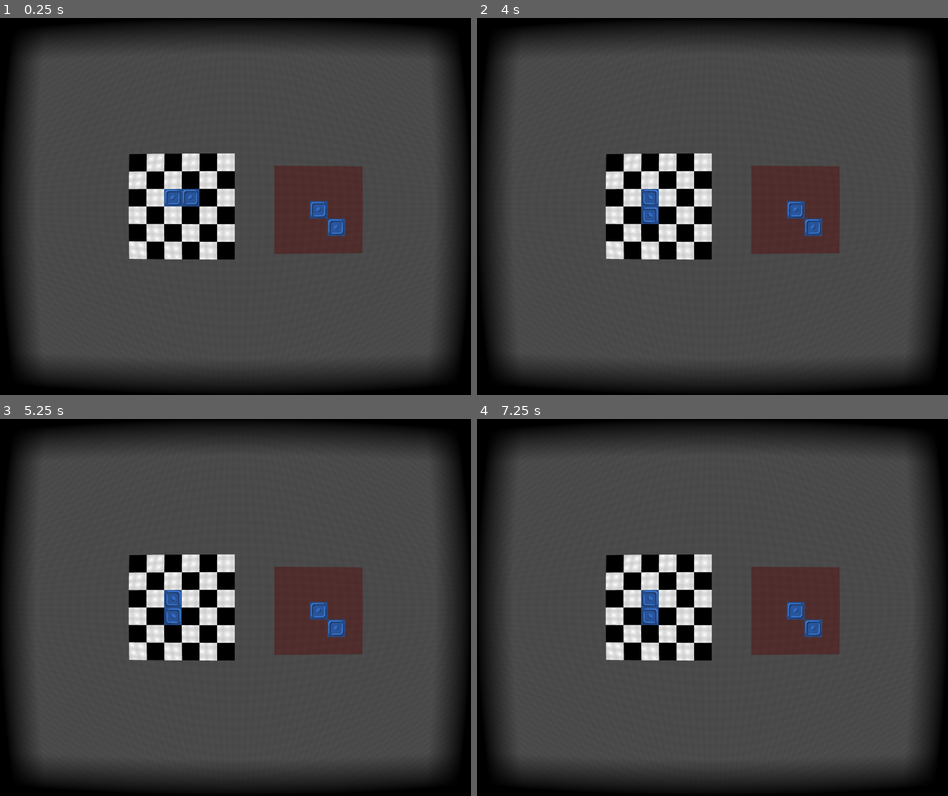
Above: before the commit, frames 1-4 (two rows, left to right).
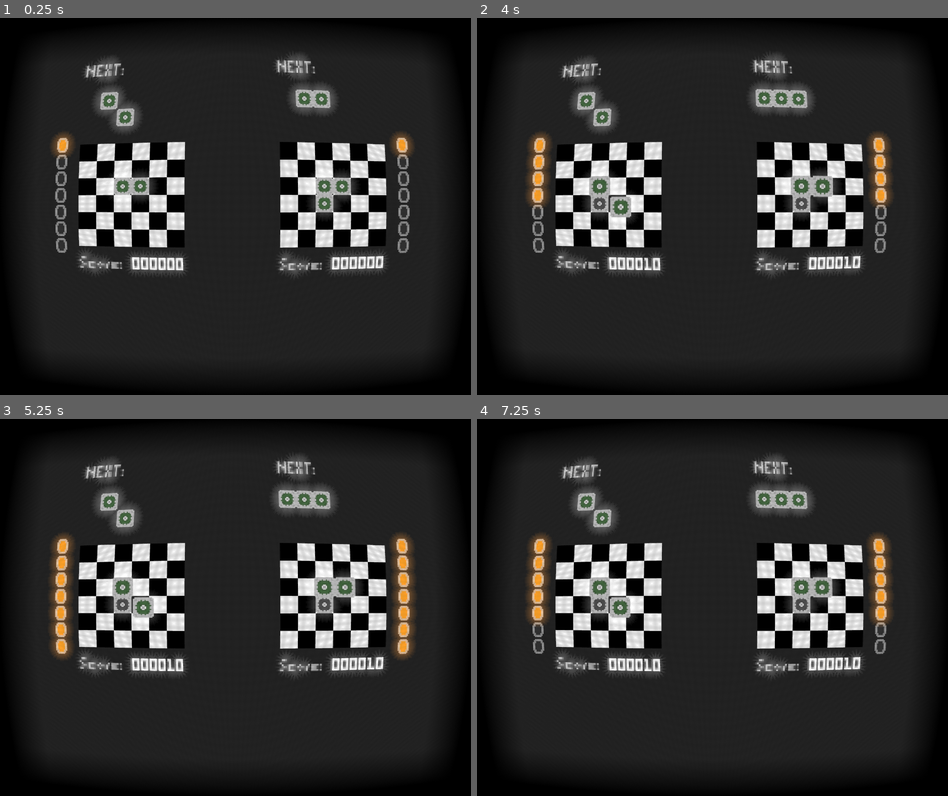
Above: after the commit, the same moments.

Repository: Mathiouza/ArcadeRhythm
Game: Godot game, scene res://Scenes/Application.tscn
Same seed, same stepped clock (60 frames per second), same inputs: the game is played once before the commit and once after it. The project has no main scene, so this scene is started directly. Sound files missing from this copy of the repository are replaced by a short silence.
Inputs:
- Up to frame 1 (0.25 s): no input
- Up to frame 2 (4 s): tap R (0red1) at 0.6, 2.1, 3.6 s; tap F (0red2) at 1.35, 2.85 s; tap Enter at 2.75 s
- Up to frame 3 (5.25 s): tap F (0red2) at 4.35 s; tap R (0red1) at 5.1 s
- Up to frame 4 (7.25 s): tap F (0red2) at 5.85 s; tap R (0red1) at 6.6 s

The runs differ from the first frame. In frame 1, 65% of the frame differs, in the area x 1-99%, y 1-99%; in frame 2, 65%; in frame 3, 65%; in frame 4, 65%.

Commit message:
Adds beat counter and level management

Diff:
--- /dev/null
+++ b/Assets/Fonts/pixels-dynamic.tres
@@ -0,0 +1,6 @@
+[gd_resource type="DynamicFont" load_steps=2 format=2]
+
+[ext_resource path="res://Assets/Fonts/pixels.ttf" type="DynamicFontData" id=1]
+
+[resource]
+font_data = ExtResource( 1 )
--- /dev/null
+++ b/Assets/Fonts/zx-spectrum-dynamic.tres
@@ -0,0 +1,8 @@
+[gd_resource type="DynamicFont" load_steps=2 format=2]
+
+[ext_resource path="res://Assets/Fonts/zx-spectrum.ttf" type="DynamicFontData" id=1]
+
+[resource]
+size = 14
+extra_spacing_char = -2
+font_data = ExtResource( 1 )
--- /dev/null
+++ b/Assets/Shaders/BeatShader.tres
@@ -0,0 +1,18 @@
+[gd_resource type="Shader" format=2]
+
+[resource]
+code = "shader_type canvas_item;
+
+uniform vec4 color : hint_color;
+
+void fragment() {
+
+	COLOR = texture(TEXTURE, UV);
+
+	if((COLOR.r == 1.0 || COLOR.r > COLOR.g && COLOR.r > COLOR.b) && COLOR.a == 1.0) {
+		float modulation = COLOR.r;
+		COLOR = vec4(0.0, 0.0, 0.0, COLOR.a);
+		COLOR = vec4(color.rgb * modulation, COLOR.a);
+	}
+
+}"
--- /dev/null
+++ b/Assets/Shaders/BlockShader.tres
@@ -0,0 +1,16 @@
+[gd_resource type="Shader" format=2]
+
+[resource]
+code = "shader_type canvas_item;
+
+uniform vec4 color : hint_color;
+
+void fragment() {
+	COLOR = texture(TEXTURE, UV);
+
+	if(COLOR.g == 0.0 && COLOR.b == 0.0) {
+		float modulation = COLOR.r;
+		COLOR = vec4(0.0, 0.0, 0.0, COLOR.a);
+		COLOR = vec4(color.rgb * modulation, COLOR.a);
+	}
+}"
--- a/Assets/Shaders/OldTV.gdshader
+++ b/Assets/Shaders/OldTV.gdshader
@@ -3,6 +3,7 @@
 uniform vec2 curvature;
 uniform vec2 screenResolution;
 uniform vec2 screenOpacity;
+uniform float time;
 
 const float PI = 3.141592;
 
@@ -36,17 +37,33 @@
 	float xVignette = clamp(pow(uv.x * (1.0-uv.x) * screenResolution.x / 30.0, 0.8), 0.0, 1.0);
 	float yVignette = clamp(pow(uv.y * (1.0-uv.y) * screenResolution.y / 30.0, 0.8), 0.0, 1.0);
 
-	COLOR = COLOR * vec4(vec3(xVignette * yVignette), 1.0);
+	COLOR *= vec4(vec3(xVignette * yVignette), 1.0);
 
-	if(uv.x < 0.001 || uv.y < 0.001 || uv.x > 0.999 || uv.y > 0.999) {
-		COLOR = vec4(0.5 * COLOR.rgb, 1.0);
+	vec2 pixelWidthInUvWorld = 1.0 / screenResolution;
+	bool finish = false;
+	for(int i = 1 ; i < 10 ; i++) {
+		for(int j = 0 ; j < 16 ; j++) {
+			vec2 new_uv = uv + vec2(cos(float(j) * PI / 8.0), -sin(float(j) * PI / 8.0)) * float(i) * pixelWidthInUvWorld;
+			vec4 new_color = texture(TEXTURE, new_uv);
+
+			float luminance = new_color.r * 0.2126 + new_color.g * 0.7152 + new_color.b * 0.0722;
+
+			if(luminance > 0.4 && luminance < 0.5) {
+				COLOR += vec4(new_color.rgb * vec3(float(10-i)), 0.0) * 0.05;
+				finish = true;
+				break;
+			}
+		}
+
+		if(finish) {
+			break;
+		}
 	}
 
-	if(uv.x < 0.0005 || uv.y < 0.0005 || uv.x > 0.9995 || uv.y > 0.9995) {
-		COLOR = vec4(0.5 * COLOR.rgb, 1.0);
-	}
+	/* 204 115 29 0.8 0.45 0.101
+	float bornedTime = time;
+	while(bornedTime >= 10.0) bornedTime -= 10.0;
 
-	if(uv.x < 0.0 || uv.y < 0.0 || uv.x > 1.0 || uv.y > 1.0) {
-		COLOR = vec4(0.0, 0.0, 0.0, 1.0);
-	}
+	COLOR *= vec4(vec3(clamp(-5000.0*pow((1.0-uv.y) - bornedTime / 10.0, 2.0) + 1.0, 0.0, 1.0) + 1.0), 1.0);
+	*/
 }
--- a/Scenes/Application.tscn
+++ b/Scenes/Application.tscn
@@ -1,7 +1,8 @@
-[gd_scene load_steps=6 format=2]
+[gd_scene load_steps=7 format=2]
 
 [ext_resource path="res://Scenes/Terrain.tscn" type="PackedScene" id=1]
 [ext_resource path="res://Assets/Shaders/OldTV.gdshader" type="Shader" id=2]
+[ext_resource path="res://Assets/Sounds/maintheme150.ogg" type="AudioStream" id=3]
 
 [sub_resource type="Shader" id=4]
 code = "shader_type canvas_item;"
@@ -11,9 +12,10 @@
 
 [sub_resource type="ShaderMaterial" id=6]
 shader = ExtResource( 2 )
-shader_param/curvature = Vector2( 4, 4 )
+shader_param/curvature = Vector2( 3, 3 )
 shader_param/screenResolution = Vector2( 426, 341 )
 shader_param/screenOpacity = Vector2( 0.5, 0.5 )
+shader_param/time = 27.63
 
 [node name="Application" type="Control"]
 material = SubResource( 5 )
@@ -31,6 +33,22 @@
 usage = 0
 render_target_update_mode = 3
 
-[node name="Terrain" parent="ViewportContainer/Viewport" instance=ExtResource( 1 )]
-position = Vector2( 350, 368 )
+[node name="Container" type="Node2D" parent="ViewportContainer/Viewport"]
 scale = Vector2( 3, 3 )
+
+[node name="ColorRect" type="ColorRect" parent="ViewportContainer/Viewport/Container"]
+margin_right = 426.0
+margin_bottom = 341.0
+color = Color( 0.137255, 0.137255, 0.137255, 1 )
+
+[node name="Terrain" parent="ViewportContainer/Viewport/Container" instance=ExtResource( 1 )]
+position = Vector2( 71, 112 )
+
+[node name="Terrain2" parent="ViewportContainer/Viewport/Container" instance=ExtResource( 1 )]
+position = Vector2( 254, 112 )
+controller = 1
+
+[node name="AudioStreamPlayer" type="AudioStreamPlayer" parent="."]
+stream = ExtResource( 3 )
+volume_db = -38.454
+autoplay = true
--- /dev/null
+++ b/Scenes/Beat.tscn
@@ -0,0 +1,44 @@
+[gd_scene load_steps=7 format=2]
+
+[ext_resource path="res://Scripts/Beat.gd" type="Script" id=1]
+[ext_resource path="res://Assets/Sprites/Beat.png" type="Texture" id=2]
+[ext_resource path="res://Assets/Shaders/BeatShader.tres" type="Shader" id=3]
+
+[sub_resource type="ShaderMaterial" id=1]
+resource_local_to_scene = true
+shader = ExtResource( 3 )
+shader_param/color = Color( 1, 0, 0, 1 )
+
+[sub_resource type="ShaderMaterial" id=3]
+resource_local_to_scene = true
+shader = ExtResource( 3 )
+shader_param/color = Color( 1, 0, 0, 1 )
+
+[sub_resource type="ShaderMaterial" id=2]
+resource_local_to_scene = true
+shader = ExtResource( 3 )
+shader_param/color = Color( 1, 0, 0, 1 )
+
+[node name="Beat" type="Node2D"]
+script = ExtResource( 1 )
+
+[node name="Top" type="Sprite" parent="."]
+material = SubResource( 1 )
+position = Vector2( 0, -8 )
+texture = ExtResource( 2 )
+region_enabled = true
+region_rect = Rect2( 0, 0, 16, 16 )
+
+[node name="Middle" type="Sprite" parent="."]
+visible = false
+material = SubResource( 3 )
+texture = ExtResource( 2 )
+region_enabled = true
+region_rect = Rect2( 0, 16, 16, 16 )
+
+[node name="Bottom" type="Sprite" parent="."]
+material = SubResource( 2 )
+position = Vector2( 0, 8 )
+texture = ExtResource( 2 )
+region_enabled = true
+region_rect = Rect2( 0, 32, 16, 16 )
--- a/Scenes/Square.tscn
+++ b/Scenes/Square.tscn
@@ -1,10 +1,17 @@
-[gd_scene load_steps=3 format=2]
+[gd_scene load_steps=5 format=2]
 
 [ext_resource path="res://Scripts/Square.gd" type="Script" id=1]
 [ext_resource path="res://Assets/Sprites/Square.png" type="Texture" id=2]
+[ext_resource path="res://Assets/Shaders/BlockShader.tres" type="Shader" id=3]
+
+[sub_resource type="ShaderMaterial" id=1]
+resource_local_to_scene = true
+shader = ExtResource( 3 )
+shader_param/color = Color( 1, 0.513726, 0, 1 )
 
 [node name="Square" type="Node2D"]
 script = ExtResource( 1 )
 
 [node name="Sprite" type="Sprite" parent="."]
+material = SubResource( 1 )
 texture = ExtResource( 2 )
--- a/Scenes/Terrain.tscn
+++ b/Scenes/Terrain.tscn
@@ -1,28 +1,203 @@
-[gd_scene load_steps=3 format=2]
+[gd_scene load_steps=8 format=2]
 
 [ext_resource path="res://Scripts/Terrain.gd" type="Script" id=1]
 [ext_resource path="res://Assets/Sprites/Terrain.png" type="Texture" id=2]
+[ext_resource path="res://Scenes/Beat.tscn" type="PackedScene" id=3]
+[ext_resource path="res://Assets/Fonts/pixels-dynamic.tres" type="DynamicFont" id=4]
+[ext_resource path="res://Scripts/BeatsContainer.gd" type="Script" id=5]
+[ext_resource path="res://Scripts/ScoreAnimation.gd" type="Script" id=6]
+[ext_resource path="res://Scripts/LevelsContainer.gd" type="Script" id=7]
 
 [node name="Terrain" type="Node2D"]
-position = Vector2( 16, 16 )
 script = ExtResource( 1 )
 
-[node name="Sprite" type="Sprite" parent="."]
+[node name="TerrainContainer" type="Node2D" parent="."]
+
+[node name="Sprite" type="Sprite" parent="TerrainContainer"]
 texture = ExtResource( 2 )
 centered = false
 
-[node name="BlocksContainer" type="Node2D" parent="."]
+[node name="BlocksContainer" type="Node2D" parent="TerrainContainer"]
+unique_name_in_owner = true
 position = Vector2( 8, 8 )
 
+[node name="Next" type="Label" parent="."]
+margin_top = -76.0
+margin_right = 40.0
+margin_bottom = -58.0
+custom_colors/font_color = Color( 0.639216, 0.639216, 0.639216, 1 )
+custom_fonts/font = ExtResource( 4 )
+text = "NEXT:"
+
 [node name="NextPieceContainer" type="Node2D" parent="."]
-position = Vector2( 164, 43 )
-
-[node name="ColorRect" type="ColorRect" parent="NextPieceContainer"]
-margin_left = -32.0
-margin_top = -32.0
-margin_right = 48.0
-margin_bottom = 48.0
-color = Color( 0.32549, 0.184314, 0.184314, 1 )
+position = Vector2( 16, -48 )
+
+[node name="LevelsContainer" type="Node2D" parent="."]
+position = Vector2( -16, 0 )
+script = ExtResource( 7 )
+
+[node name="Level1" type="Node2D" parent="LevelsContainer"]
+script = ExtResource( 5 )
+lit = Color( 0.8, 0.45098, 0.113725, 1 )
+
+[node name="Beat" parent="LevelsContainer/Level1" instance=ExtResource( 3 )]
+color = Color( 0.2, 0.2, 0.2, 1 )
+
+[node name="Beat2" parent="LevelsContainer/Level1" instance=ExtResource( 3 )]
+position = Vector2( 0, 16 )
+color = Color( 0.2, 0.2, 0.2, 1 )
+
+[node name="Beat3" parent="LevelsContainer/Level1" instance=ExtResource( 3 )]
+position = Vector2( 0, 32 )
+color = Color( 0.2, 0.2, 0.2, 1 )
+
+[node name="Beat4" parent="LevelsContainer/Level1" instance=ExtResource( 3 )]
+position = Vector2( 0, 48 )
+color = Color( 0.2, 0.2, 0.2, 1 )
+
+[node name="Beat5" parent="LevelsContainer/Level1" instance=ExtResource( 3 )]
+position = Vector2( 0, 64 )
+color = Color( 0.2, 0.2, 0.2, 1 )
+
+[node name="Beat6" parent="LevelsContainer/Level1" instance=ExtResource( 3 )]
+position = Vector2( 0, 80 )
+color = Color( 0.2, 0.2, 0.2, 1 )
+
+[node name="Beat7" parent="LevelsContainer/Level1" instance=ExtResource( 3 )]
+position = Vector2( 0, 96 )
+color = Color( 0.2, 0.2, 0.2, 1 )
+
+[node name="Level2" type="Node2D" parent="LevelsContainer"]
+visible = false
+script = ExtResource( 5 )
+current_beat = 1
+lit = Color( 0.8, 0.45098, 0.113725, 1 )
+
+[node name="Beat" parent="LevelsContainer/Level2" instance=ExtResource( 3 )]
+color = Color( 0.8, 0.45098, 0.113725, 1 )
+
+[node name="Beat2" parent="LevelsContainer/Level2" instance=ExtResource( 3 )]
+position = Vector2( 0, 16 )
+color = Color( 0.2, 0.2, 0.2, 1 )
+
+[node name="Beat3" parent="LevelsContainer/Level2" instance=ExtResource( 3 )]
+position = Vector2( 0, 32 )
+color = Color( 0.2, 0.2, 0.2, 1 )
+
+[node name="Beat4" parent="LevelsContainer/Level2" instance=ExtResource( 3 )]
+position = Vector2( 0, 48 )
+color = Color( 0.2, 0.2, 0.2, 1 )
+
+[node name="Beat5" parent="LevelsContainer/Level2" instance=ExtResource( 3 )]
+position = Vector2( 0, 64 )
+color = Color( 0.2, 0.2, 0.2, 1 )
+
+[node name="Beat6" parent="LevelsContainer/Level2" instance=ExtResource( 3 )]
+position = Vector2( 0, 88 )
+length = 3
+color = Color( 0.2, 0.2, 0.2, 1 )
+
+[node name="Level3" type="Node2D" parent="LevelsContainer"]
+visible = false
+script = ExtResource( 5 )
+current_beat = 1
+lit = Color( 0.8, 0.45098, 0.113725, 1 )
+
+[node name="Beat" parent="LevelsContainer/Level3" instance=ExtResource( 3 )]
+color = Color( 0.8, 0.45098, 0.113725, 1 )
+
+[node name="Beat2" parent="LevelsContainer/Level3" instance=ExtResource( 3 )]
+position = Vector2( 0, 16 )
+color = Color( 0.2, 0.2, 0.2, 1 )
+
+[node name="Beat3" parent="LevelsContainer/Level3" instance=ExtResource( 3 )]
+position = Vector2( 0, 32 )
+color = Color( 0.2, 0.2, 0.2, 1 )
+
+[node name="Beat4" parent="LevelsContainer/Level3" instance=ExtResource( 3 )]
+position = Vector2( 0, 56 )
+length = 3
+color = Color( 0.2, 0.2, 0.2, 1 )
+
+[node name="Beat6" parent="LevelsContainer/Level3" instance=ExtResource( 3 )]
+position = Vector2( 0, 88 )
+length = 3
+color = Color( 0.2, 0.2, 0.2, 1 )
+
+[node name="Level4" type="Node2D" parent="LevelsContainer"]
+visible = false
+script = ExtResource( 5 )
+current_beat = 1
+lit = Color( 0.8, 0.45098, 0.113725, 1 )
+
+[node name="Beat" parent="LevelsContainer/Level4" instance=ExtResource( 3 )]
+color = Color( 0.8, 0.45098, 0.113725, 1 )
+
+[node name="Beat2" parent="LevelsContainer/Level4" instance=ExtResource( 3 )]
+position = Vector2( 0, 24 )
+length = 3
+color = Color( 0.2, 0.2, 0.2, 1 )
+
+[node name="Beat4" parent="LevelsContainer/Level4" instance=ExtResource( 3 )]
+position = Vector2( 0, 56 )
+length = 3
+color = Color( 0.2, 0.2, 0.2, 1 )
+
+[node name="Beat6" parent="LevelsContainer/Level4" instance=ExtResource( 3 )]
+position = Vector2( 0, 88 )
+length = 3
+color = Color( 0.2, 0.2, 0.2, 1 )
+
+[node name="Level5" type="Node2D" parent="LevelsContainer"]
+visible = false
+script = ExtResource( 5 )
+current_beat = 2
+lit = Color( 0.8, 0.45098, 0.113725, 1 )
+
+[node name="Beat" parent="LevelsContainer/Level5" instance=ExtResource( 3 )]
+color = Color( 0.8, 0.45098, 0.113725, 1 )
+
+[node name="Beat2" parent="LevelsContainer/Level5" instance=ExtResource( 3 )]
+position = Vector2( 0, 32 )
+length = 4
+color = Color( 0.8, 0.45098, 0.113725, 1 )
+
+[node name="Beat6" parent="LevelsContainer/Level5" instance=ExtResource( 3 )]
+position = Vector2( 0, 80 )
+length = 4
+color = Color( 0.2, 0.2, 0.2, 1 )
+
+[node name="Level6" type="Node2D" parent="LevelsContainer"]
+visible = false
+script = ExtResource( 5 )
+current_beat = 2
+lit = Color( 0.8, 0.45098, 0.113725, 1 )
+
+[node name="Beat" parent="LevelsContainer/Level6" instance=ExtResource( 3 )]
+color = Color( 0.8, 0.45098, 0.113725, 1 )
+
+[node name="Beat2" parent="LevelsContainer/Level6" instance=ExtResource( 3 )]
+position = Vector2( 0, 56 )
+length = 7
+color = Color( 0.8, 0.45098, 0.113725, 1 )
+
+[node name="Score" type="Label" parent="."]
+margin_top = 104.0
+margin_right = 40.0
+margin_bottom = 118.0
+custom_colors/font_color = Color( 0.639216, 0.639216, 0.639216, 1 )
+custom_fonts/font = ExtResource( 4 )
+text = "Score:"
+
+[node name="ScoreNumber" type="Label" parent="."]
+margin_left = 47.0
+margin_top = 104.0
+margin_right = 98.0
+margin_bottom = 122.0
+custom_fonts/font = ExtResource( 4 )
+text = "000000"
+align = 1
+script = ExtResource( 6 )
 
 [node name="Timer" type="Timer" parent="."]
 wait_time = 0.2
--- /dev/null
+++ b/Scripts/Beat.gd
@@ -0,0 +1,38 @@
+tool
+extends Node2D
+
+export(int, 2, 10) var length = 2 setget set_length
+export(Color) var color = Color(1.0, 0.0, 0.0, 1.0) setget set_color
+
+var middles = []
+
+func _ready():
+	set_length(length)
+	set_color(color)
+
+func set_length(new_length):
+	length = new_length
+	$Top.position = Vector2(0, -8 - 8 * (new_length - 2))
+	$Bottom.position = Vector2(0, 8 + 8 * (new_length - 2))
+
+	for i in middles.size():
+		middles[i].visible = false
+
+	for i in new_length-2:
+		if i < middles.size():
+			middles[i].position = Vector2(0, -8 * (new_length - 3) + 16 * i)
+			middles[i].visible = true
+		else:
+			var duplicated = $Middle.duplicate()
+			duplicated.position = Vector2(0, -8 * (new_length - 3) + 16 * i)
+			duplicated.visible = true
+			middles.append(duplicated)
+			add_child_below_node($Top, duplicated)
+
+func set_color(new_color):
+	color = new_color
+	$Top.material.set_shader_param("color", color)
+	$Bottom.material.set_shader_param("color", color)
+	$Middle.material.set_shader_param("color", color)
+	for middle in middles:
+		middle.material.set_shader_param("color", color)
--- /dev/null
+++ b/Scripts/BeatsContainer.gd
@@ -0,0 +1,34 @@
+tool
+extends Node2D
+
+export(int, 0, 7) var current_beat = 0 setget set_current_beat
+export(Color) var unlit = Color(0.2, 0.2, 0.2, 1.0) setget set_unlit_color
+export(Color) var lit = Color(1.0, 0.0, 0.0, 1.0) setget set_lit_color
+
+func _ready():
+	update_display()
+
+func set_current_beat(new_beat):
+	current_beat = new_beat
+	update_display()
+
+func set_unlit_color(new_color):
+	unlit = new_color
+	update_display()
+
+func set_lit_color(new_color):
+	lit = new_color
+	update_display()
+
+func update_display():
+	var i = 0
+	for beat in get_children():
+		if i < current_beat:
+			beat.color = lit
+		else:
+			beat.color = unlit
+
+		i += 1
+
+func get_number_of_beats() -> int:
+	return get_child_count()
--- /dev/null
+++ b/Scripts/LevelsContainer.gd
@@ -0,0 +1,20 @@
+tool
+extends Node2D
+
+export(int, 1, 6) var level = 1 setget set_level
+export(int, 0, 7) var current_beat = 0 setget set_current_beat
+
+func set_level(new_level):
+	level = new_level
+	for levelNode in get_children():
+		levelNode.visible = false
+
+	get_child(level-1).visible = true
+	get_child(level-1).current_beat = current_beat
+
+func set_current_beat(new_beat):
+	current_beat = new_beat
+	get_child(level-1).current_beat = current_beat
+
+func get_number_of_beats() -> int:
+	return get_child(level-1).get_number_of_beats()
--- /dev/null
+++ b/Scripts/ScoreAnimation.gd
@@ -0,0 +1,15 @@
+tool
+extends Label
+
+export(int) var score = 0
+
+var displayed_score = 0.0
+
+func _process(delta):
+	if displayed_score < score:
+		displayed_score += max(float(score - displayed_score) * delta, 20.0 * delta)
+		text = str(int(displayed_score)).pad_zeros(6)
+
+	if displayed_score > score-.5:
+		displayed_score = score
+		text = str(int(displayed_score)).pad_zeros(6)
--- a/Scripts/Square.gd
+++ b/Scripts/Square.gd
@@ -10,16 +10,16 @@
 export var sprite_size = 16
 
 func _ready():
-	$Sprite.modulate = color
+	$Sprite.material.set_shader_param("color", color)
 	set_pos(x, y)
 
 func set_x(x: int):
 	self.x = x
-	position = Vector2(self.x*16, self.y*16)
+	position = Vector2(self.x*sprite_size, self.y*sprite_size)
 
 func set_y(y: int):
 	self.y = y
-	position = Vector2(self.x*16, self.y*16)
+	position = Vector2(self.x*sprite_size, self.y*sprite_size)
 
 func set_pos(x: int, y: int):
 	set_x(x)
--- a/Scripts/Terrain.gd
+++ b/Scripts/Terrain.gd
@@ -1,6 +1,8 @@
+tool
 extends Node2D
 
 signal gameover
+signal music_level(music_level)
 
 var Piece = preload("res://Scenes/Piece.tscn")
 var Square = preload("res://Scenes/Square.tscn")
@@ -34,7 +36,7 @@
 	]
 ]
 
-export var controller = 0
+export var controller = 0 setget set_controller
 export var width = 6
 export var height = 6
 
@@ -42,39 +44,86 @@
 var next_piece : Piece
 var squares = []
 
+var current_beat = 0
+var number_of_beats = 6
 var on_beat = false
 
+var level_thresholds = [
+	2000, 4000, 6000, 8000, 10000, 12000, 14000
+]
+var level_actions = [
+	"beat", "beat", "beat", "music", "beat", "beat", "beat"
+]
+var level_colors = [
+	Color("#5de04f"),
+	Color("#9dde43"),
+	Color("#bfde43"),
+	Color("#ded343"),
+	Color("#d9ae30"),
+	Color("#d1802e"),
+	Color("#d1592e"),
+]
+var score = 0
+var actual_level = 1
+var forced_level = 1
+
 var square_positions: PoolVector2Array = []
 
 func _ready():
-	randomize()
-
-	place()
+	if !Engine.editor_hint:
+		randomize()
+
+		$LevelsContainer.current_beat = current_beat + 1
+		place()
+		set_score(0)
+
+var time = 0.0
+
+func update_display_beat():
+	if current_beat >= $LevelsContainer.get_number_of_beats():
+		force_placement()
+		current_beat = 0
+
+	$LevelsContainer.current_beat = current_beat + 1
+	time -= 60.0/150
 
 func _process(delta):
-	if Input.is_action_just_pressed(str(controller)+"up") && check_for_edges(current_piece.x, current_piece.y-1, current_piece.rot, current_piece.square_positions):
-		current_piece.move(0, -1)
-
-	if Input.is_action_just_pressed(str(controller)+"right") && check_for_edges(current_piece.x+1, current_piece.y, current_piece.rot, current_piece.square_positions):
-		current_piece.move(1, 0)
-
-	if Input.is_action_just_pressed(str(controller)+"down") && check_for_edges(current_piece.x, current_piece.y+1, current_piece.rot, current_piece.square_positions):
-		current_piece.move(0, 1)
-
-	if Input.is_action_just_pressed(str(controller)+"left") && check_for_edges(current_piece.x-1, current_piece.y, current_piece.rot, current_piece.square_positions):
-		current_piece.move(-1, 0)
-
-	if Input.is_action_just_pressed(str(controller)+"red1") && check_for_edges(current_piece.x, current_piece.y, current_piece.rot+1, current_piece.square_positions):
-		current_piece.turn(true)
-
-	if Input.is_action_just_pressed(str(controller)+"red2") && check_for_edges(current_piece.x, current_piece.y, current_piece.rot-1, current_piece.square_positions):
-		current_piece.turn(false)
-
-	if Input.is_action_just_pressed(str(controller)+"yellow1") && check_for_placement(current_piece.x, current_piece.y, current_piece.rot, current_piece.square_positions):
-		if on_beat:
-			print("on beat")
-
-		place()
+	if !Engine.editor_hint:
+		time += delta
+		if time >= 60.0/150:
+			if current_piece != null:
+				current_piece.pulsate()
+
+			current_beat += 1
+
+			update_display_beat()
+
+		if Input.is_action_just_pressed(str(controller)+"up") && check_for_edges(current_piece.x, current_piece.y-1, current_piece.rot, current_piece.square_positions):
+			current_piece.move(0, -1)
+
+		if Input.is_action_just_pressed(str(controller)+"right") && check_for_edges(current_piece.x+1, current_piece.y, current_piece.rot, current_piece.square_positions):
+			current_piece.move(1, 0)
+
+		if Input.is_action_just_pressed(str(controller)+"down") && check_for_edges(current_piece.x, current_piece.y+1, current_piece.rot, current_piece.square_positions):
+			current_piece.move(0, 1)
+
+		if Input.is_action_just_pressed(str(controller)+"left") && check_for_edges(current_piece.x-1, current_piece.y, current_piece.rot, current_piece.square_positions):
+			current_piece.move(-1, 0)
+
+		if Input.is_action_just_pressed(str(controller)+"red1") && check_for_edges(current_piece.x, current_piece.y, current_piece.rot+1, current_piece.square_positions):
+			current_piece.turn(true)
+
+		if Input.is_action_just_pressed(str(controller)+"red2") && check_for_edges(current_piece.x, current_piece.y, current_piece.rot-1, current_piece.square_positions):
+			current_piece.turn(false)
+
+		if Input.is_action_just_pressed(str(controller)+"yellow1") && check_for_placement(current_piece.x, current_piece.y, current_piece.rot, current_piece.square_positions):
+			if on_beat:
+				print("on beat")
+
+			place()
+
+			current_beat = 0
+			update_display_beat()
 
 func place():
 	if current_piece != null:
@@ -88,7 +137,7 @@
 			new_square.x = block_pos.x
 			new_square.y = block_pos.y
 			squares.append(new_square)
-			$BlocksContainer.add_child(new_square)
+			$"%BlocksContainer".add_child(new_square)
 
 		check_for_clears()
 
@@ -101,6 +150,7 @@
 		next_piece.queue_free()
 
 	next_piece = Piece.instance()
+	next_piece.color = level_colors[actual_level-1]
 	next_piece.square_positions = shapes[randi() % SHAPE.size()]
 	$NextPieceContainer.add_child(next_piece)
 
@@ -110,11 +160,14 @@
 	current_piece.y = 2
 	current_piece.rot = 0
 	current_piece.square_positions = blocks
+	current_piece.color = level_colors[actual_level-1]
 
 	add_child(current_piece)
 
+	set_score(score + 10)
+
 func force_placement():
-	if check_for_placement(current_piece.x, current_piece.y, current_piece.rot, current_piece.square_positions):
+	if !check_for_placement(current_piece.x, current_piece.y, current_piece.rot, current_piece.square_positions):
 		emit_signal("gameover")
 	else:
 		place()
@@ -187,6 +240,13 @@
 			square_positions.remove(index)
 			squares.remove(index)
 
+	var actualPoints = 0
+
+	for i in points:
+		actualPoints += (i+1) * 1000
+
+	set_score(score + actualPoints)
+
 func pulsate():
 	on_beat = true
 	$Timer.start()
@@ -195,3 +255,59 @@
 
 func _on_Timer_timeout():
 	on_beat = false
+
+func set_controller(new_controller):
+	controller = new_controller
+	if controller == 0:
+		$LevelsContainer.position = Vector2(-16, 0)
+	else:
+		$LevelsContainer.position = Vector2(6*16+16, 0)
+
+func set_score(new_score):
+	score = new_score
+
+	var i = 0
+	for threshold in level_thresholds:
+		if score >= threshold && actual_level <= i+1:
+			set_level(actual_level + 1)
+			break
+		i += 1
+
+	$ScoreNumber.score = score
+
+func set_level(new_level):
+	actual_level = new_level
+
+	current_piece.color = level_colors
+	next_piece.color = level_colors
+
+	if actual_level > forced_level:
+		forced_level = actual_level
+
+		level_up()
+
+func set_forced_level(new_level):
+	forced_level = new_level
+
+	if forced_level > actual_level:
+		level_up()
+
+func level_up():
+	var beat_level = 1
+	var music_level = 1
+
+	var i = 0
+	for action in level_actions:
+		if i == forced_level:
+			break
+
+		if action == "beat":
+			beat_level += 1
+		else:
+			beat_level = 1
+			music_level += 1
+		i += 1
+
+	emit_signal("music_level", music_level)
+
+	$LevelsContainer.level = beat_level
--- a/project.godot
+++ b/project.godot
@@ -34,7 +34,8 @@
 window/size/height=1024
 window/size/resizable=false
 window/size/borderless=true
-window/size/fullscreen=true
+window/size/test_width=640
+window/size/test_height=512
 window/stretch/mode="2d"
 window/stretch/aspect="keep"
 
Binary file added: Assets/Fonts/pixels.ttf
Binary file added: Assets/Fonts/zx-spectrum.ttf
Binary file added: Assets/Sprites/Beat.png
Not shown, added: Assets/Sprites/Beat.png.import
Binary file changed: Assets/Sprites/Square.png
Not shown, added: Assets/Sprites/Square.png~
